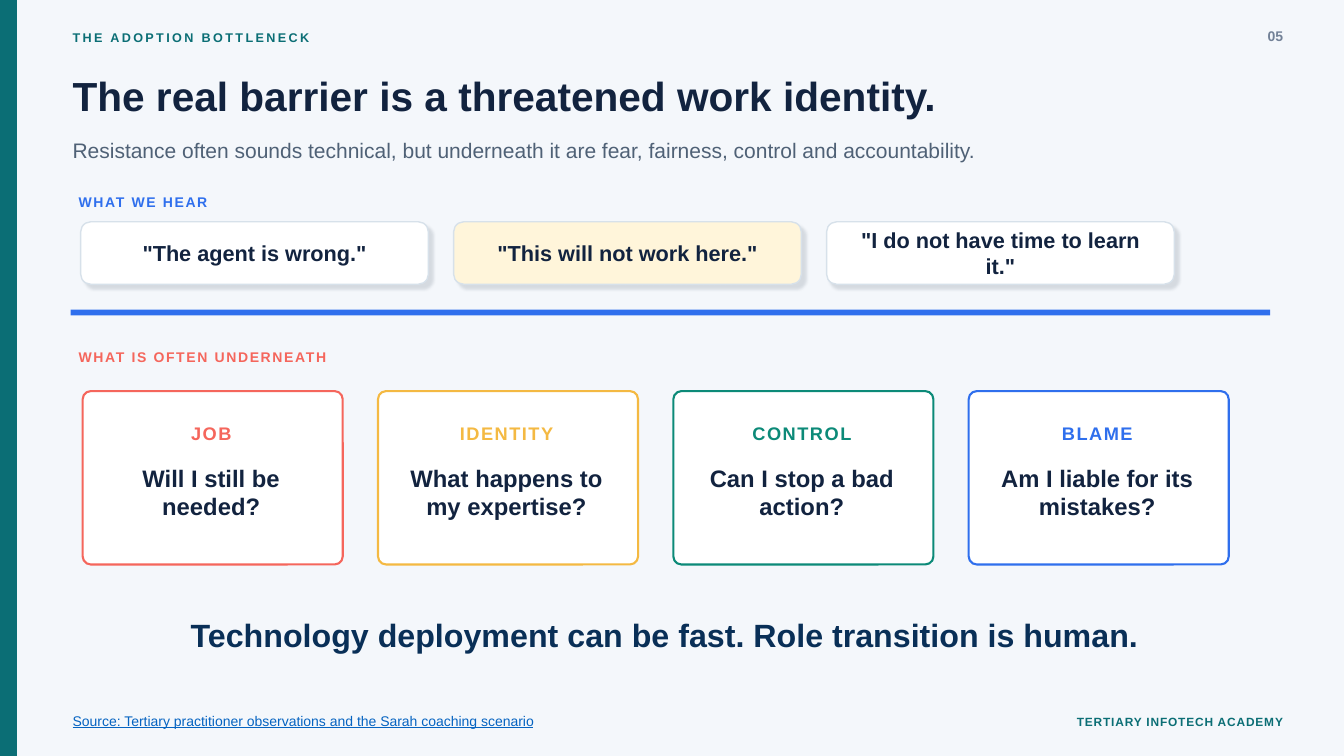
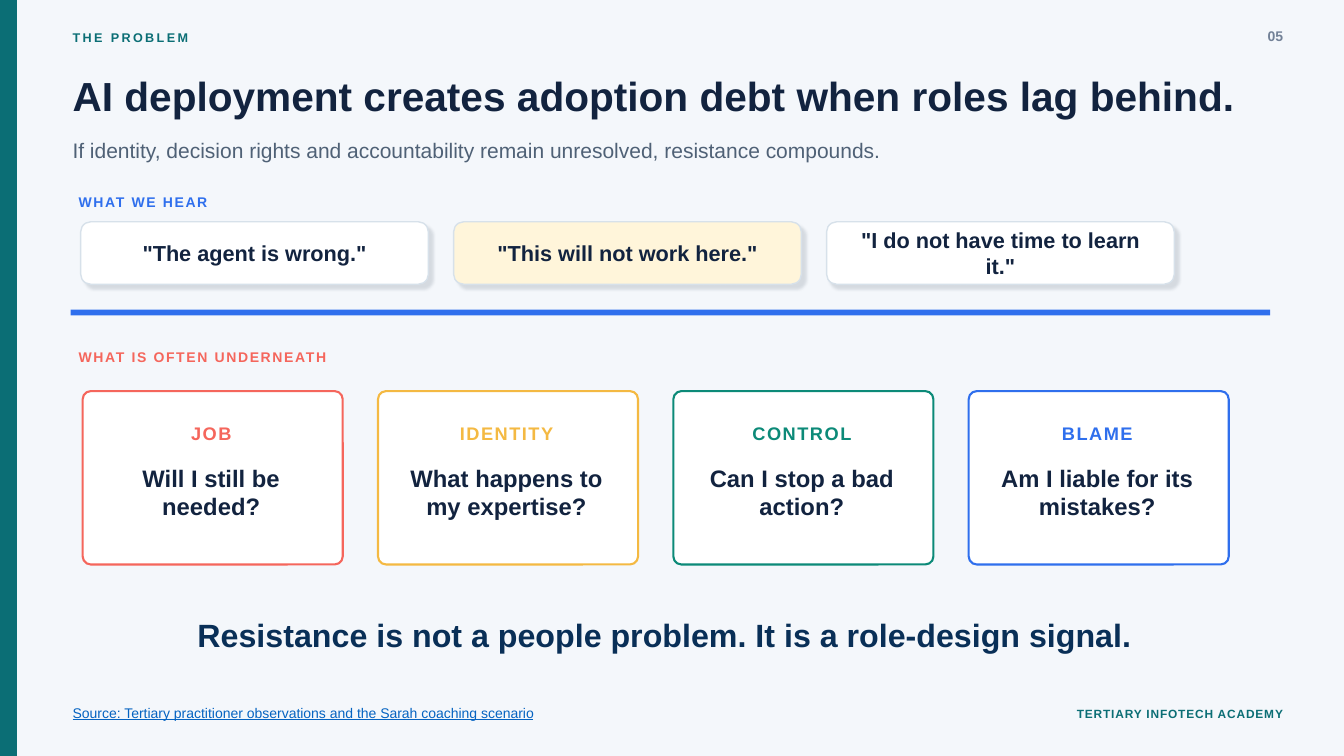
Before and after one commit to alfredang/AICoahcing, a slide deck: slide 5 of presentation/Dr-Alfred-Work-Redesign-for-Managing-AI-Agents.pptx. Drawn at 1344x756 pixels with LibreOffice and Linux fonts; fonts in the diff are those of the drawing. Boxes give left, top, right and bottom in pixels: in the first picture for what was removed or moved away, otherwise in the second. Text is boxed around its words. In the diff, an @@ line names an element or a change of style, - is before the commit and + after.

```diff
--- a/presentation/Dr-Alfred-Work-Redesign-for-Managing-AI-Agents.pptx
+++ b/presentation/Dr-Alfred-Work-Redesign-for-Managing-AI-Agents.pptx
@@ text at <box>73,33,188,42</box>: text changed @@
-THE ADOPTION BOTTLENECK
+THE PROBLEM
@@ text at <box>73,81,1234,119</box>: text changed @@
-The real barrier is a threatened work identity.
+AI deployment creates adoption debt when roles lag behind.
@@ text at <box>73,143,880,163</box>: text changed @@
-Resistance often sounds technical, but underneath it are fear, fairness, control and accountability.
+If identity, decision rights and accountability remain unresolved, resistance compounds.
@@ text at <box>197,623,1131,653</box>: text changed @@
-Technology deployment can be fast. Role transition is human.
+Resistance is not a people problem. It is a role-design signal.
@@ text "Source: Tertiary practitioner observations and ...": place and size @@
-text "Source: Tertiary practitioner observations and ..." at <box>73,716,534,729</box>
+text "Source: Tertiary practitioner observations and ..." at <box>73,708,534,721</box>
@@ text "TERTIARY INFOTECH ACADEMY": place and size @@
-text "TERTIARY INFOTECH ACADEMY" at <box>1077,717,1283,726</box>
+text "TERTIARY INFOTECH ACADEMY" at <box>1077,709,1283,718</box>
```
Also in this commit, not shown: 9 other slides changed, 3 other files.
